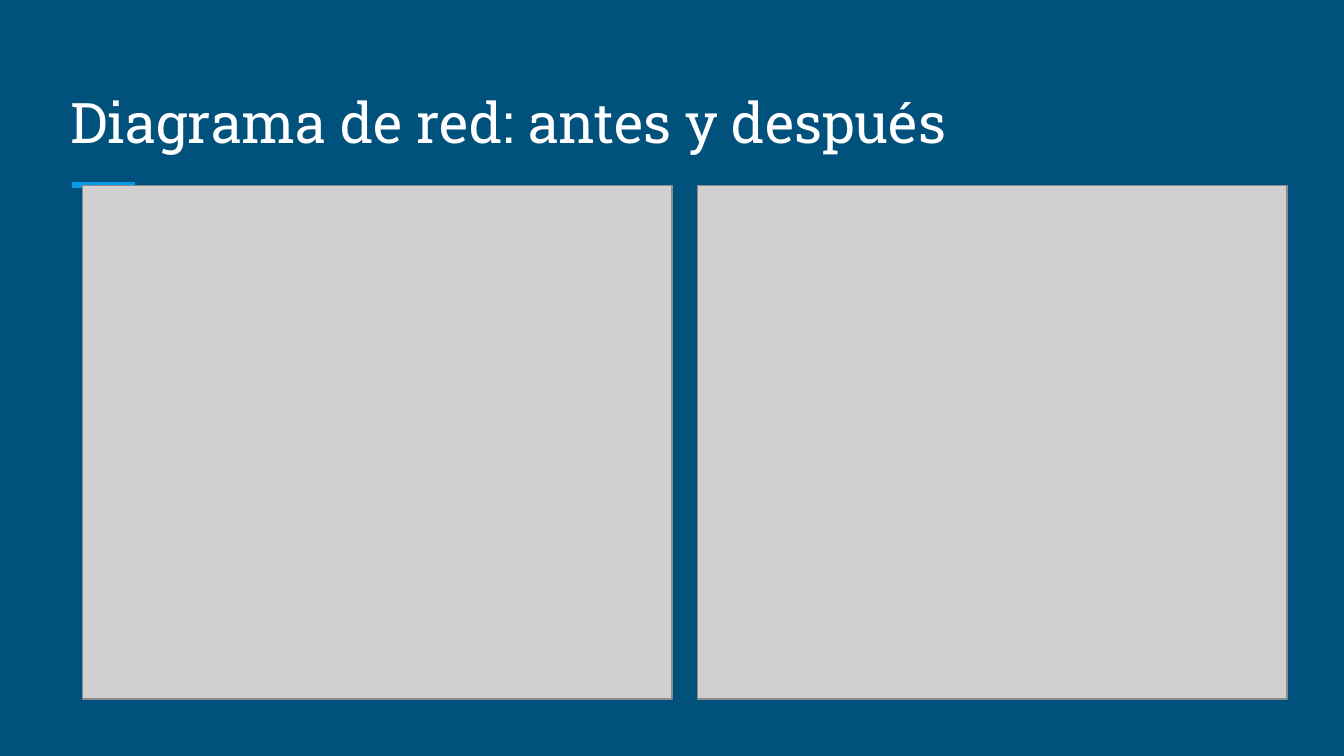
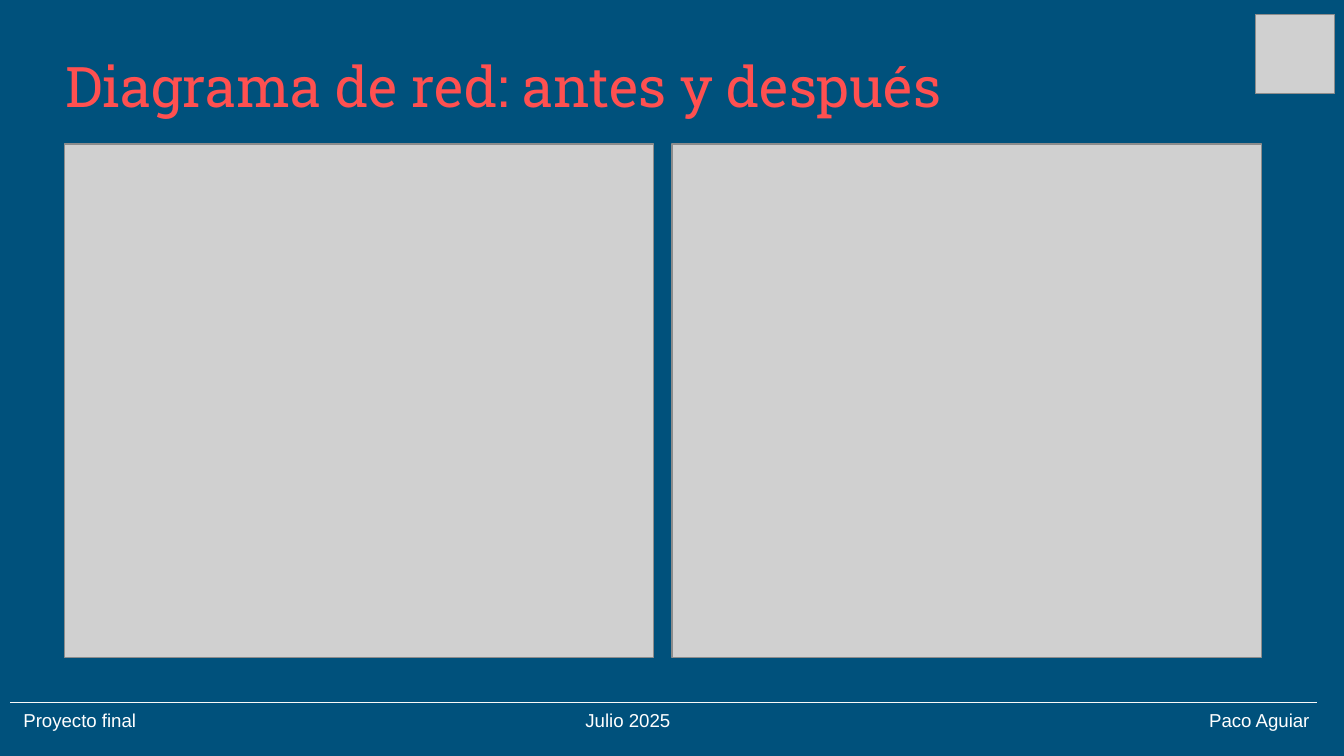
Before and after one commit to pacoaguiar/final_project_bootcamp_4geeks, a slide deck: slide 5 of 04. Proyecto final - Presentacion ejecutiva.pptx. Drawn at 1344x756 pixels with LibreOffice and Linux fonts; fonts in the diff are those of the drawing; grey boxes stand for pictures. Boxes give left, top, right and bottom in pixels: in the first picture for what was removed or moved away, otherwise in the second. Text is boxed around its words. In the diff, an @@ line names an element or a change of style, - is before the commit and + after.

Commit message:
Actualización proyecto

```diff
--- a/04. Proyecto final - Presentacion ejecutiva.pptx
+++ b/04. Proyecto final - Presentacion ejecutiva.pptx
@@ picture added at (x1=1255, y1=15, x2=1335, y2=94) @@
@@ title "Diagrama de red: antes y ..." moved from (x1=70, y1=100, x2=947, y2=155) to (x1=65, y1=64, x2=942, y2=119) @@
@@ title "Diagrama de red: antes y ..." at (x1=65, y1=64, x2=942, y2=119): text colour #FFFFFF to #FF5050 @@
@@ picture moved from (x1=82, y1=185, x2=672, y2=699) to (x1=65, y1=144, x2=655, y2=657) @@
@@ picture moved from (x1=698, y1=185, x2=1288, y2=699) to (x1=672, y1=144, x2=1262, y2=657) @@
@@ line removed from (73, 185) to (134, 185) @@
@@ line added from (11, 702) to (1317, 702), #F9F9F9 0.75 pt @@
@@ text added at (x1=23, y1=713, x2=136, y2=731), 10 pt, text #FFFFFF @@
+Proyecto final
@@ text added at (x1=585, y1=713, x2=670, y2=728), 10 pt, text #FFFFFF @@
+Julio 2025
@@ text added at (x1=1209, y1=713, x2=1310, y2=731), 10 pt, text #FFFFFF @@
+Paco Aguiar
```
Also in this commit, not shown: 6 other slides changed, 1 slide added, 1 slide removed.
